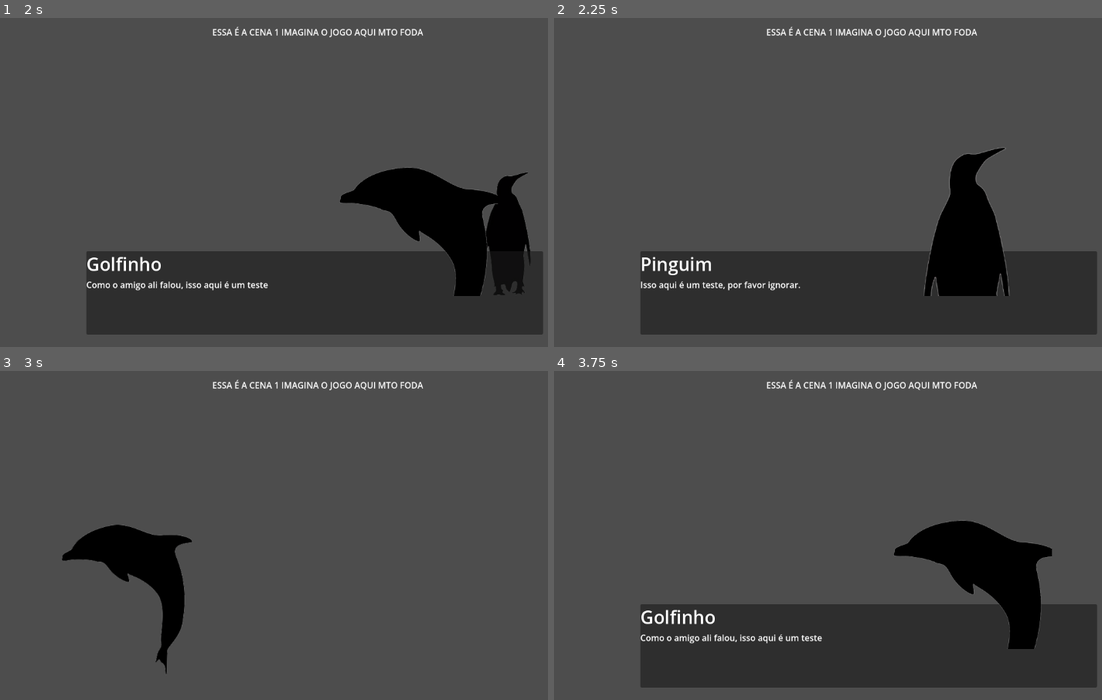
Above: before the commit, frames 1-4 (two rows, left to right).
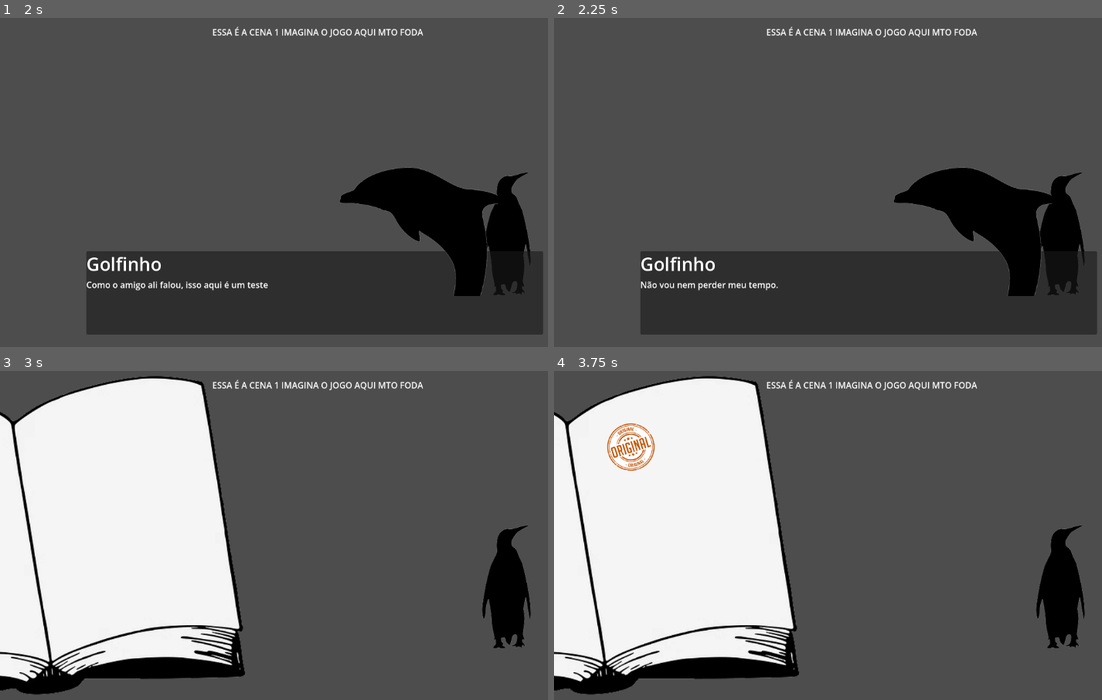
Above: after the commit, the same moments.

Repository: IppoSteps/felpojam-carimbo
Game: Godot game, scene res://Cenas/Menu Inicial.tscn
Same seed, same stepped clock (60 frames per second), same inputs: the game is played once before the commit and once after it.
Inputs (mouse positions are in pixels of both pictures, inside the frame that each line leads up to):
- Up to frame 1 (2 s): click "Iniciar Jogo" at 0.5 s; click (137, 245) at 1.25 s
- Up to frame 2 (2.25 s): click (1063, 231) at 2.02 s
- Up to frame 3 (3 s): tap Enter at 2.75 s; move the mouse to (443, 519) at 2.77 s; click (443, 519) at 2.92 s
- Up to frame 4 (3.75 s): click (691, 598) at 3.52 s

Frame 1 is identical in both runs. In frame 2, 8.9% of the frame differs, in the area x 15-97%, y 39-85%; in frame 3, 39%; in frame 4, 56%, in the area x 0-100%, y 1-99%.

Commit message:
feat(sis_carimbos): sistema de carimbo dinamico

Diff:
--- a/Cenas/cena_1.tscn
+++ b/Cenas/cena_1.tscn
@@ -2,6 +2,7 @@
 
 [ext_resource type="Texture2D" uid="uid://b0l2veqvx2" path="res://Imagens/test-silluetes.png" id="1_dfn0s"]
 [ext_resource type="Script" uid="uid://bq8e1tr1t0hfy" path="res://Scripts/cena_1.gd" id="1_owwqi"]
+[ext_resource type="PackedScene" uid="uid://bndy3sr6of7pe" path="res://Cenas/sis_carimbos.tscn" id="2_1kfv5"]
 [ext_resource type="PackedScene" uid="uid://bbgw7tmu2cxgo" path="res://Cenas/dialogo.tscn" id="3_g1fjc"]
 
 [sub_resource type="AtlasTexture" id="AtlasTexture_owwqi"]
@@ -20,11 +21,14 @@
 atlas = ExtResource("1_dfn0s")
 region = Rect2(1458.0126, 115.12375, 120.78833, 259.2922)
 
-[node name="Cena1" type="Node2D" unique_id=813643253 node_paths=PackedStringArray("dialogo", "pinguim", "golfinho")]
+[node name="Cena1" type="Node2D" unique_id=813643253 node_paths=PackedStringArray("dialogo", "carimbo", "pinguim", "golfinho")]
 script = ExtResource("1_owwqi")
 dialogo = NodePath("Dialogo")
+carimbo = NodePath("sis_carimbos")
 pinguim = NodePath("Pinguim")
 golfinho = NodePath("Golfinho")
+
+[node name="sis_carimbos" parent="." unique_id=232167546 instance=ExtResource("2_1kfv5")]
 
 [node name="Label" type="Label" parent="." unique_id=602791982]
 offset_left = 396.0
@@ -33,7 +37,7 @@
 offset_bottom = 62.0
 text = "ESSA É A CENA 1 IMAGINA O JOGO AQUI MTO FODA"
 
-[node name="Golfinho" type="TextureButton" parent="." unique_id=538214893]
+[node name="Golfinho" type="TextureButton" parent="." unique_id=538214893 groups=["cena_1 botoes"]]
 offset_left = 61.0
 offset_top = 269.0
 offset_right = 442.0
@@ -41,7 +45,7 @@
 texture_normal = SubResource("AtlasTexture_owwqi")
 texture_hover = SubResource("AtlasTexture_g1fjc")
 
-[node name="Pinguim" type="TextureButton" parent="." unique_id=123554154]
+[node name="Pinguim" type="TextureButton" parent="." unique_id=123554154 groups=["cena_1 botoes"]]
 offset_left = 898.0
 offset_top = 297.0
 offset_right = 999.0
--- /dev/null
+++ b/Cenas/sis_carimbos.tscn
@@ -0,0 +1,41 @@
+[gd_scene format=3 uid="uid://bndy3sr6of7pe"]
+
+[ext_resource type="Script" uid="uid://d8wrwidygw5b" path="res://Scripts/sis_carimbos.gd" id="1_dqpuo"]
+[ext_resource type="Texture2D" uid="uid://cmy3gb648jqt2" path="res://Imagens/caderno.png" id="2_vbgcf"]
+
+[node name="sis_carimbos" type="Control" unique_id=232167546 node_paths=PackedStringArray("caderno", "carimbo_1", "carimbo_2")]
+layout_mode = 3
+anchors_preset = 15
+anchor_right = 1.0
+anchor_bottom = 1.0
+grow_horizontal = 2
+grow_vertical = 2
+script = ExtResource("1_dqpuo")
+caderno = NodePath("Caderno")
+carimbo_1 = NodePath("Caderno/Carimbo1")
+carimbo_2 = NodePath("Caderno/Carimbo2")
+
+[node name="Caderno" type="TextureRect" parent="." unique_id=1520523681]
+visible = false
+layout_mode = 0
+offset_left = -450.0
+offset_top = -155.0
+offset_right = 540.0
+offset_bottom = 835.0
+texture = ExtResource("2_vbgcf")
+
+[node name="Carimbo1" type="TextureRect" parent="Caderno" unique_id=638720077 groups=["carimbo_slots"]]
+visible = false
+layout_mode = 0
+offset_left = 542.0
+offset_top = 265.0
+offset_right = 642.0
+offset_bottom = 365.0
+
+[node name="Carimbo2" type="TextureRect" parent="Caderno" unique_id=70236135 groups=["carimbo_slots"]]
+visible = false
+layout_mode = 0
+offset_left = 693.0
+offset_top = 239.0
+offset_right = 793.0
+offset_bottom = 339.0
--- a/Scripts/cena_1.gd
+++ b/Scripts/cena_1.gd
@@ -1,11 +1,35 @@
 extends Node2D
 
 @export var dialogo: Control
+@export var carimbo: Control
+
 @export var pinguim: TextureButton
 @export var golfinho: TextureButton
 
 func _on_pinguim_pressed() -> void:
-	dialogo.muda_display(pinguim, "res://Dialogos/teste.json", "pinguim")
+	var personagem = "pinguim"
+	var botoes = get_tree().get_nodes_in_group("cena_1 botoes")
+
+	pinguim.visible = false
+	for b in botoes:
+		b.disabled = true
+	await dialogo.muda_display("res://Dialogos/teste.json", personagem)
+	golfinho.visible = false
+	await carimbo.define_carimbo(personagem)
+	for b in botoes:
+		b.disabled = false
+	pinguim.visible = true
+	golfinho.visible = true
 
 func _on_golfinho_pressed() -> void:
-	dialogo.muda_display(golfinho, "res://Dialogos/teste.json", "golfinho")
+	var personagem = "golfinho"
+	var botoes = get_tree().get_nodes_in_group("cena_1 botoes")
+
+	golfinho.visible = false
+	for b in botoes:
+		b.disabled = true
+	await dialogo.muda_display("res://Dialogos/teste.json", personagem)
+	await carimbo.define_carimbo(personagem)
+	for b in botoes:
+		b.disabled = false
+	golfinho.visible = true
--- a/Scripts/dialogo.gd
+++ b/Scripts/dialogo.gd
@@ -22,20 +22,17 @@
 	if event is InputEventMouseButton:
 		click.emit(event)
 
-
-func muda_display(botao, json, personagem):
+func muda_display(json, personagem):
 	var dialogos = extrai_json(json)
 	var dialogo_personagem = dialogos[personagem]
 	var portrait = extrai_json(portrait_json)
 
 	imagem_portrait.texture = load(portrait[personagem])
-	botao.visible = false
 	caixa_dialogo.visible = true
 
 	for d in dialogo_personagem:
 		muda_texto(nome,dialogo_personagem[d]["personagem"])
 		muda_texto(texto_caixa,dialogo_personagem[d]["texto"])
-		await get_tree().create_timer(0.1).timeout
+		await get_tree().create_timer(0.3).timeout
 		await click
-	botao.visible = true
 	caixa_dialogo.visible = false
--- /dev/null
+++ b/Scripts/sis_carimbos.gd
@@ -0,0 +1,35 @@
+extends Control
+
+signal click(event)
+
+@export var caderno: TextureRect
+@export var carimbo_1: TextureRect
+@export var carimbo_2: TextureRect
+
+var carimbos_json = "res://Sistema/carimbos_personagens.json"
+
+func _input(event: InputEvent) -> void:
+	if event is InputEventMouseButton:
+		click.emit(event)
+
+func extrai_json(file_path):
+	var json = FileAccess.open(file_path, FileAccess.READ)
+	var conteudo = json.get_as_text()
+	var resultado = JSON.parse_string(conteudo)
+	return resultado
+
+func define_carimbo(personagem):
+	var json = extrai_json(carimbos_json)
+	var carimbo = json[personagem]
+	var carimbo_path = carimbo["path"]
+	var slots = get_tree().get_nodes_in_group("carimbo_slots")
+
+	caderno.visible = true
+	for slot in slots:
+		if slot.texture == null:
+			slot.texture = load(carimbo_path)
+			await get_tree().create_timer(0.5).timeout
+			slot.visible = true
+	await get_tree().create_timer(1).timeout
+	await click
+	caderno.visible = false
--- /dev/null
+++ b/Sistema/carimbos_personagens.json
@@ -0,0 +1,10 @@
+{
+	"pinguim" : {
+		"path" : "res://Imagens/carimbos/carimbo1.png",
+		"slot" :  ""
+		},
+	"golfinho" : {
+		"path" : "res://Imagens/carimbos/carimbo2.png",
+		"slot" :  ""
+		},
+}
Binary file added: Imagens/caderno.png
Not shown, added: Imagens/caderno.png.import
Binary file added: Imagens/carimbos/carimbo1.png
Not shown, added: Imagens/carimbos/carimbo1.png.import
Binary file added: Imagens/carimbos/carimbo2.png
Not shown, added: Imagens/carimbos/carimbo2.png.import
Not shown, added: Scripts/sis_carimbos.gd.uid
